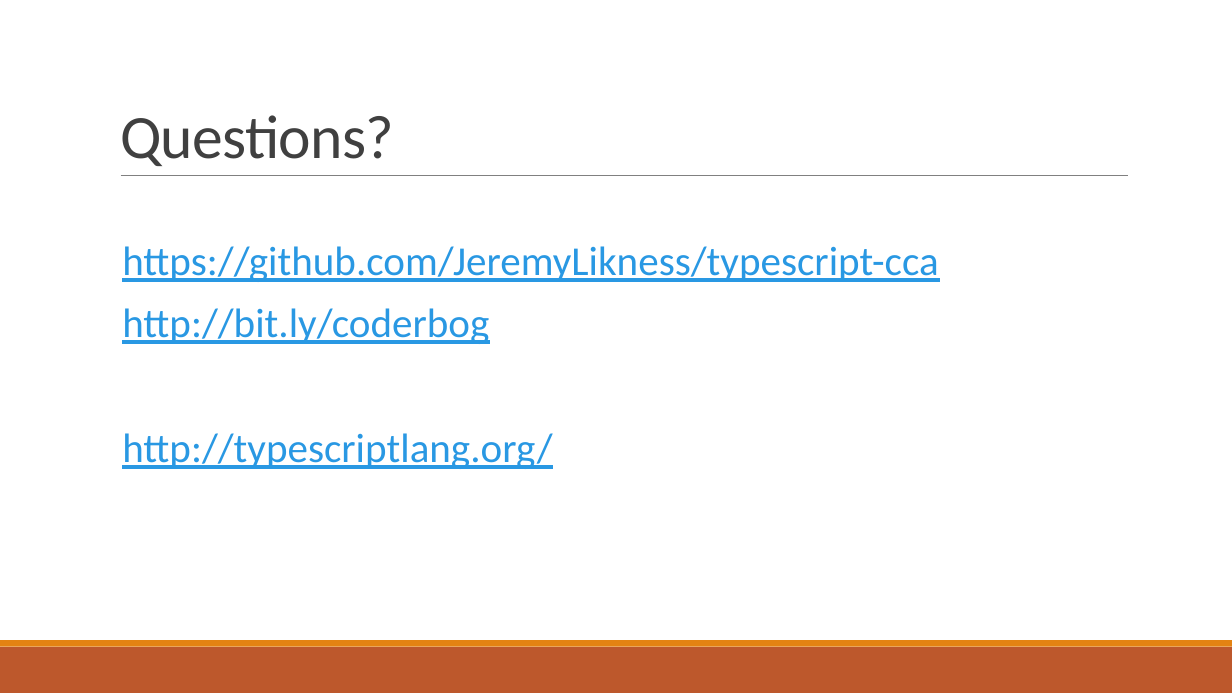
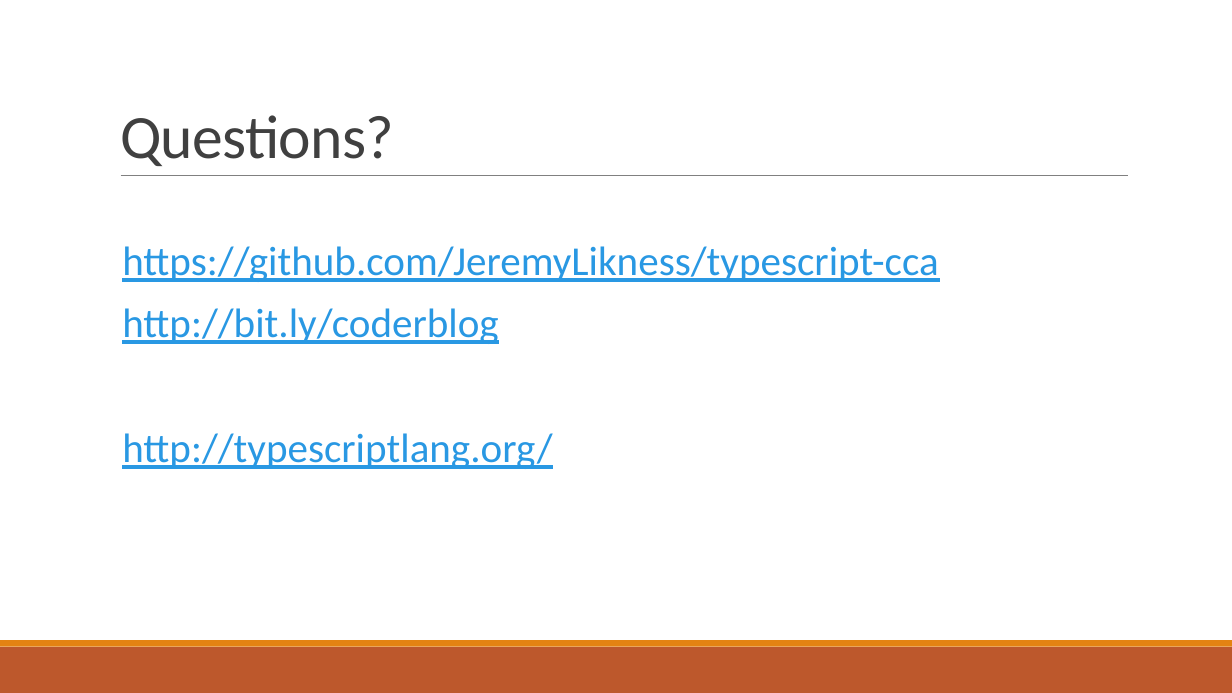
Before and after one commit to JeremyLikness/typescript-cca, a slide deck: slide 10 of ts.pptx. Drawn at 1232x693 pixels with LibreOffice and Linux fonts; fonts in the diff are those of the drawing. Boxes give left, top, right and bottom in pixels: in the first picture for what was removed or moved away, otherwise in the second. Text is boxed around its words. In the diff, an @@ line names an element or a change of style, - is before the commit and + after.

Commit message:
Fix blog link

```diff
--- a/ts.pptx
+++ b/ts.pptx
@@ text at (x1=122, y1=308, x2=499, y2=344): text changed @@
-  http://bit.ly/coderbog
+  http://bit.ly/coderblog
```
